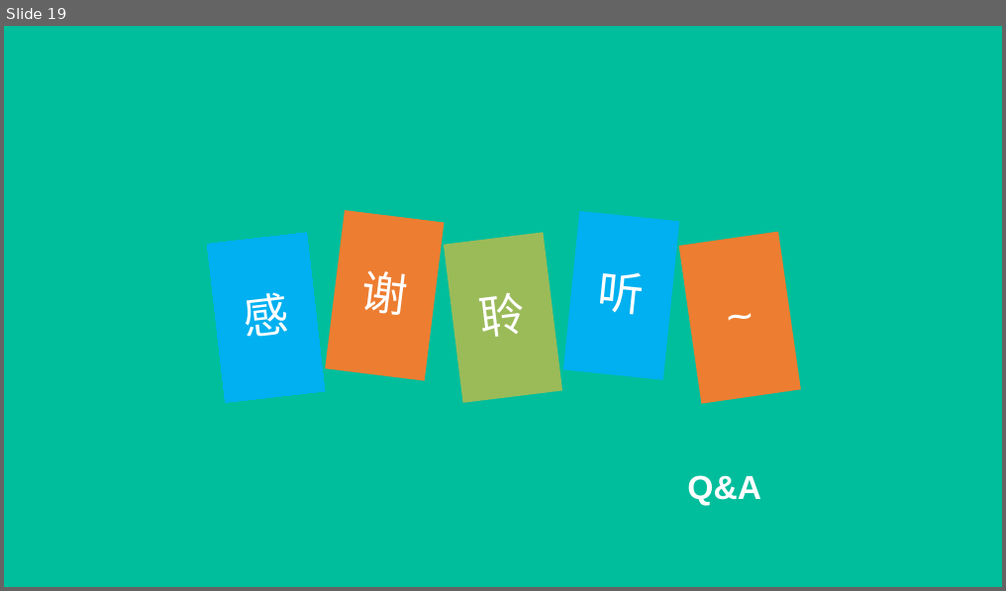
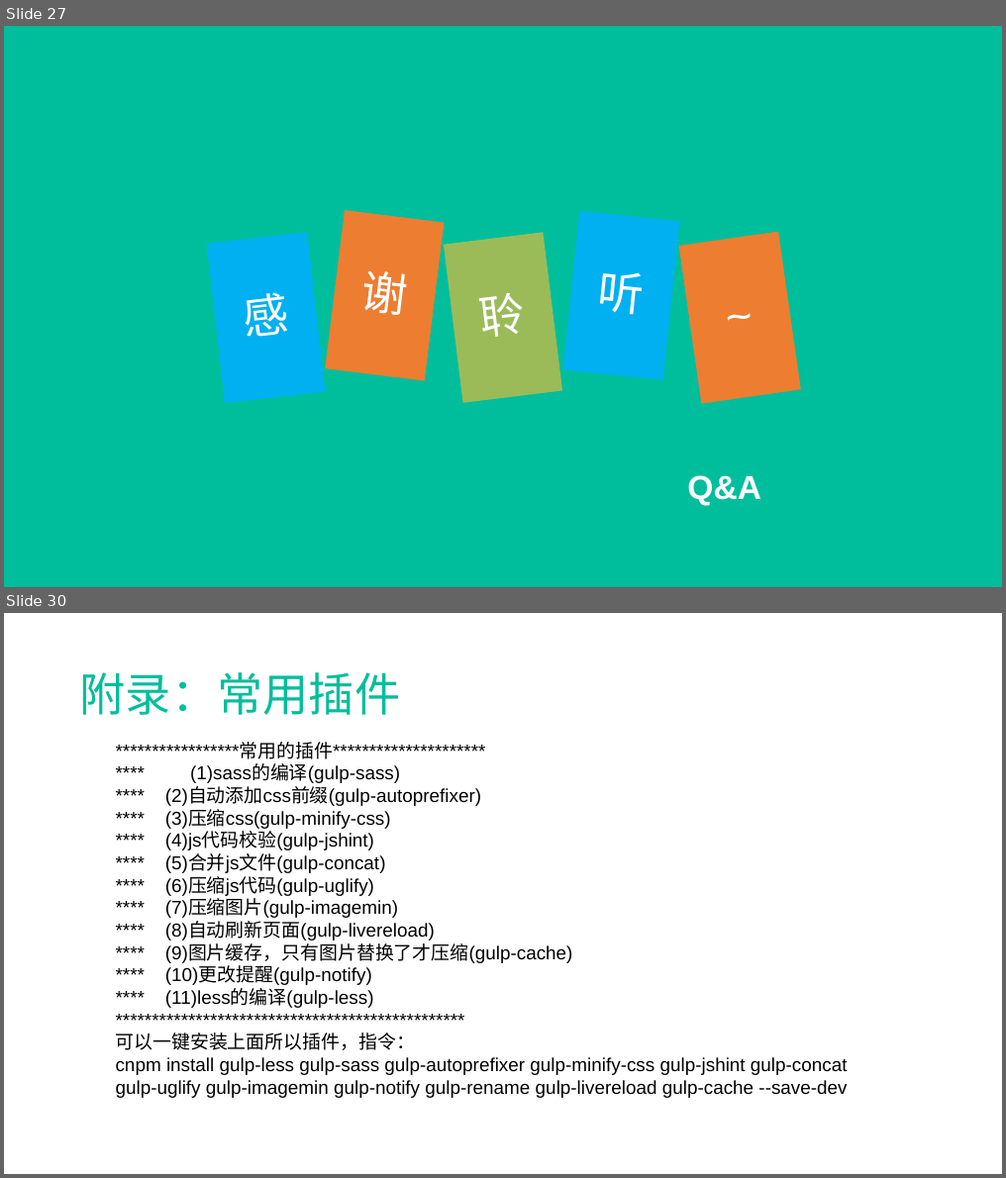
Before and after one commit to SiberianMark/travels, a slide deck: gulptest/nodejs.pptx. Shown one above the other, each under a label of ours: slide 19 before the commit, slides 27 and 30 after it; the slides between them are not shown. The pictures are 1006x591 and 1006x1178 pixels, drawn with LibreOffice and Linux fonts; fonts in the diff are those of the drawing. Boxes give left, top, right and bottom in pixels: in the first picture for what was removed or moved away, otherwise in the second. Text is boxed around its words. In the diff, an @@ line names an element or a change of style, - is before the commit and + after.

```diff
--- a/gulptest/nodejs.pptx
+++ b/gulptest/nodejs.pptx
@@ slide 30 added at box(4, 613, 1002, 1174), background #FFFFFF @@
@@ text added at box(80, 672, 401, 715), 44 pt, text #00BE9C @@
+附录：常用插件
@@ text added at box(116, 743, 847, 1098), 18 pt, text #000000 @@
+*****************常用的插件*********************
+**** (1)sass的编译(gulp-sass)
+**** (2)自动添加css前缀(gulp-autoprefixer)
+**** (3)压缩css(gulp-minify-css)
+**** (4)js代码校验(gulp-jshint)
+**** (5)合并js文件(gulp-concat)
+**** (6)压缩js代码(gulp-uglify)
+**** (7)压缩图片(gulp-imagemin)
+**** (8)自动刷新页面(gulp-livereload)
+**** (9)图片缓存，只有图片替换了才压缩(gulp-cache)
+**** (10)更改提醒(gulp-notify)
+**** (11)less的编译(gulp-less)
+************************************************
+可以一键安装上面所以插件，指令：
+cnpm install gulp-less gulp-sass gulp-autoprefixer gulp-minify-css gulp-jshint gulp-concat gulp-uglify gulp-imagemin gulp-notify gulp-rename gulp-livereload gulp-cache --save-dev
@@ what was slide 19 is now slide 27 @@
```
Also in this commit, not shown: 10 slides changed, 10 other slides added, 6 other files.
